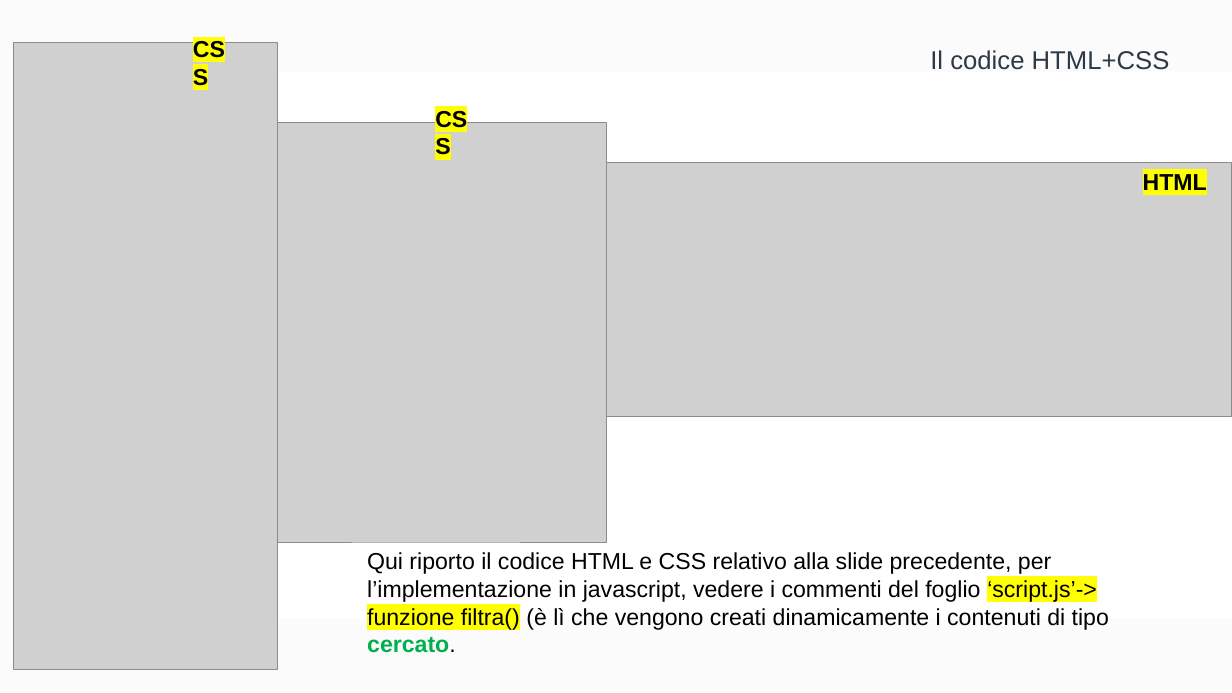
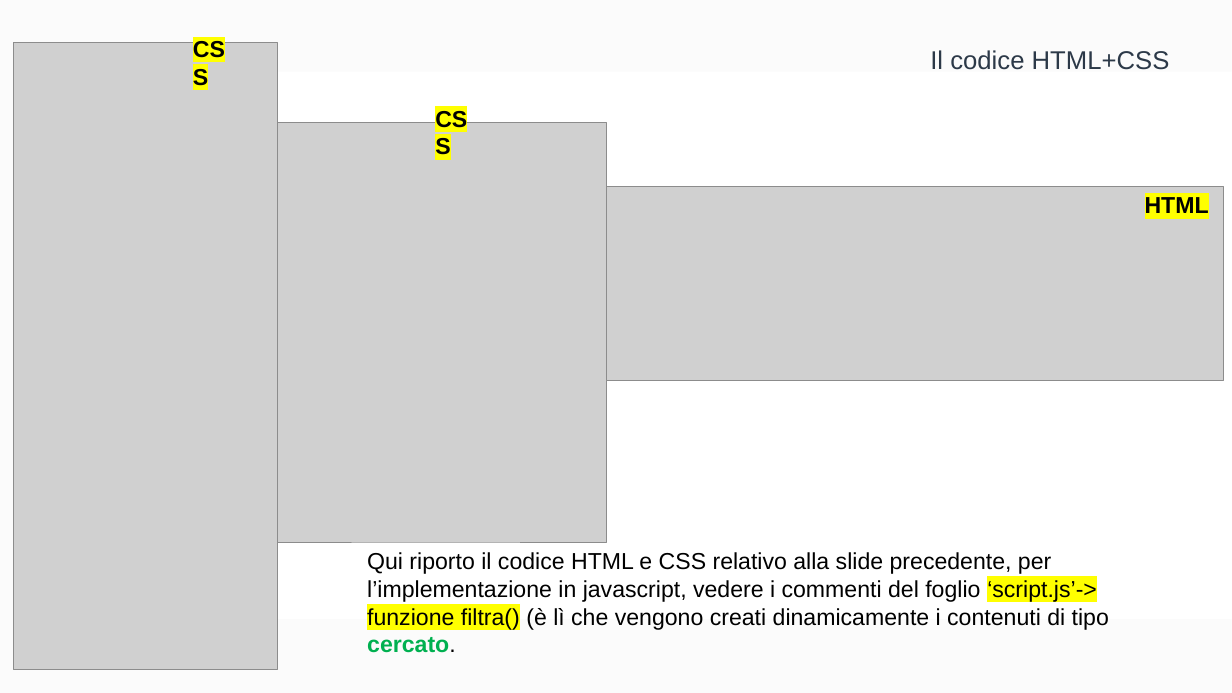
Before and after one commit to FrancescoCt/mhw2, a slide deck: slide 19 of mhw2.pptx. Drawn at 1232x693 pixels with LibreOffice and Linux fonts; fonts in the diff are those of the drawing; grey boxes stand for pictures. Boxes give left, top, right and bottom in pixels: in the first picture for what was removed or moved away, otherwise in the second. Text is boxed around its words. In the diff, an @@ line names an element or a change of style, - is before the commit and + after.

```diff
--- a/mhw2.pptx
+++ b/mhw2.pptx
@@ picture: place and size @@
-picture at (606, 163, 1232, 417)
+picture at (606, 187, 1224, 381)
@@ text "HTML": place and size @@
-text "HTML" at (1143, 174, 1207, 190)
+text "HTML" at (1145, 197, 1209, 213)
```
Also in this commit, not shown: 10 other slides changed, 6 other files.
